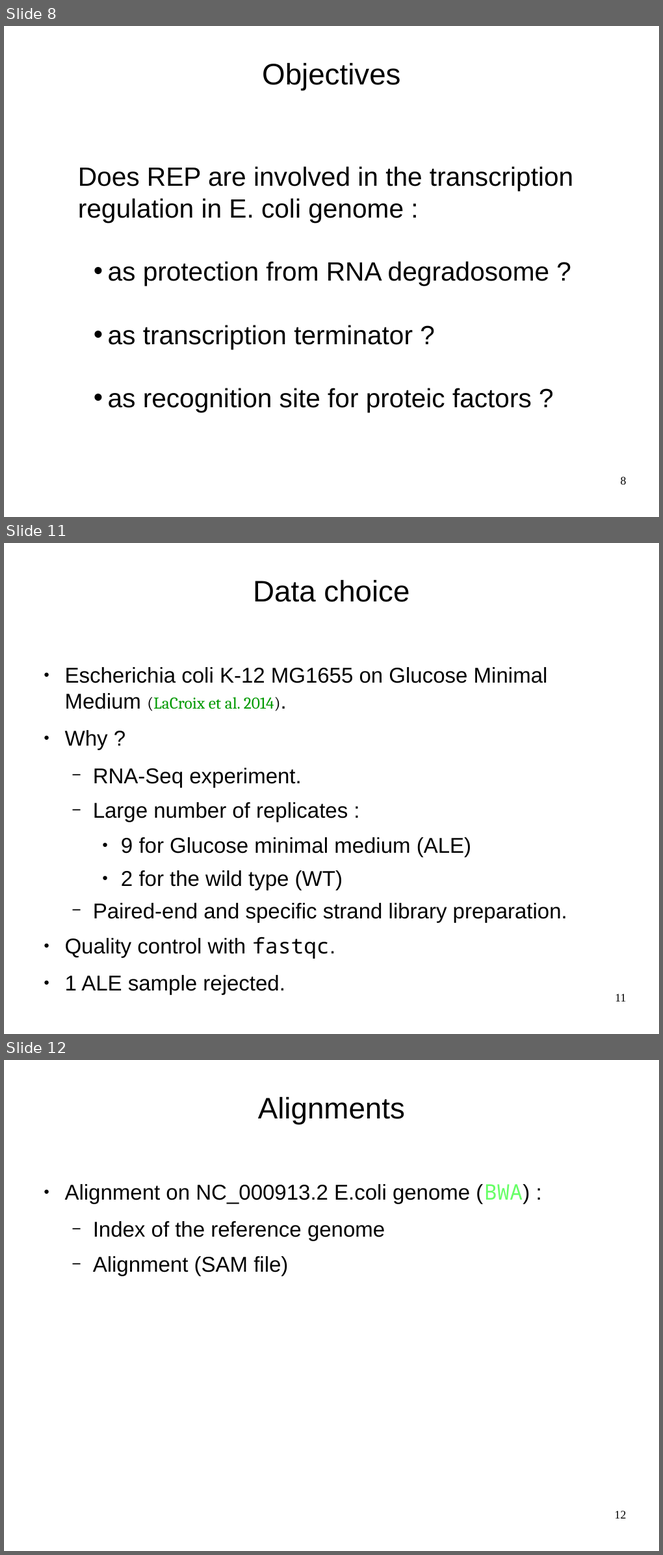
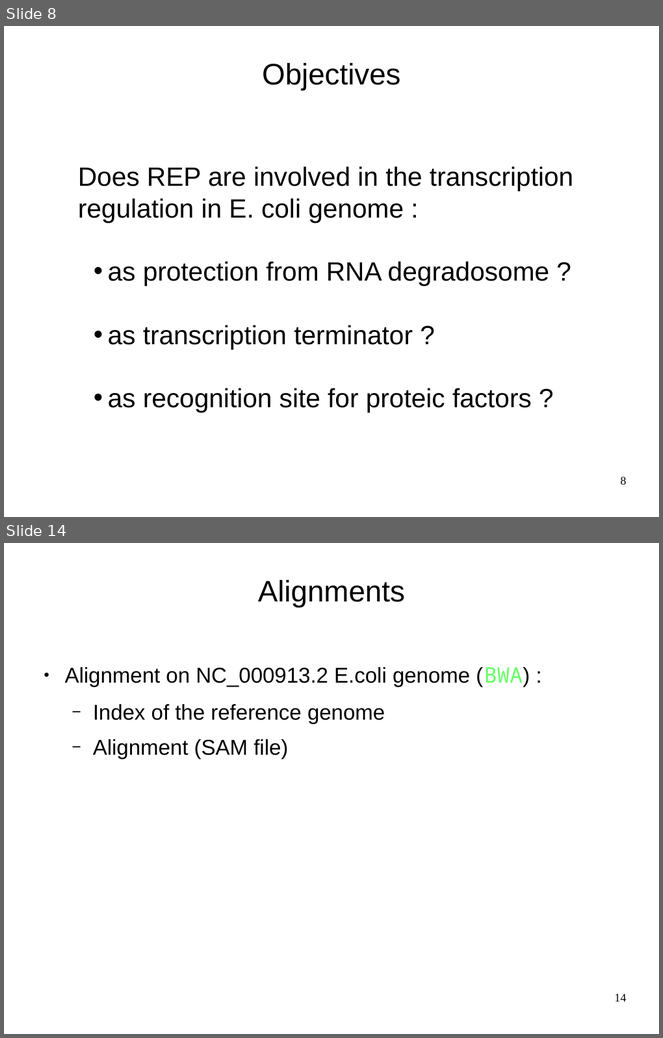
Before and after one commit to mesmeraf/stage_M2, a slide deck: presentations/presentation_labo_03-19.odp. Shown one above the other, each under a label of ours: slides 8, 11 and 12 before the commit, slides 8 and 14 after it; the slides between them are not shown. The pictures are 663x1555 and 663x1038 pixels, drawn with LibreOffice and Linux fonts; fonts in the diff are those of the drawing; background and template pictures are left out. Boxes give left, top, right and bottom in pixels: in the first picture for what was removed or moved away, otherwise in the second. Text is boxed around its words. In the diff, an @@ line names an element or a change of style, - is before the commit and + after.

```diff
--- a/presentations/presentation_labo_03-19.odp
+++ b/presentations/presentation_labo_03-19.odp
@@ slide 11 removed at bbox=[4, 543, 659, 1034], background picture (left out) @@
@@ title removed at bbox=[253, 580, 410, 602] @@
-Data choice
@@ text removed at bbox=[65, 667, 568, 995] @@
-● Escherichia coli K-12 MG1655 on Glucose Minimal Medium (LaCroix et al. 2014).
-● Why ?
-  − RNA-Seq experiment.
-  − Large number of replicates :
-    ● 9 for Glucose minimal medium (ALE)
-    ● 2 for the wild type (WT)
-  − Paired-end and specific strand library preparation.
-● Quality control with fastqc.
-● 1 ALE sample rejected.
@@ page number removed at bbox=[615, 994, 626, 1002] @@
-11
@@ what was slide 12 is now slide 14 @@
@@ page number at bbox=[615, 994, 627, 1002]: text changed @@
-12
+14
```
Also in this commit, not shown: 15 slides changed, 3 slides added, 8 other files.
